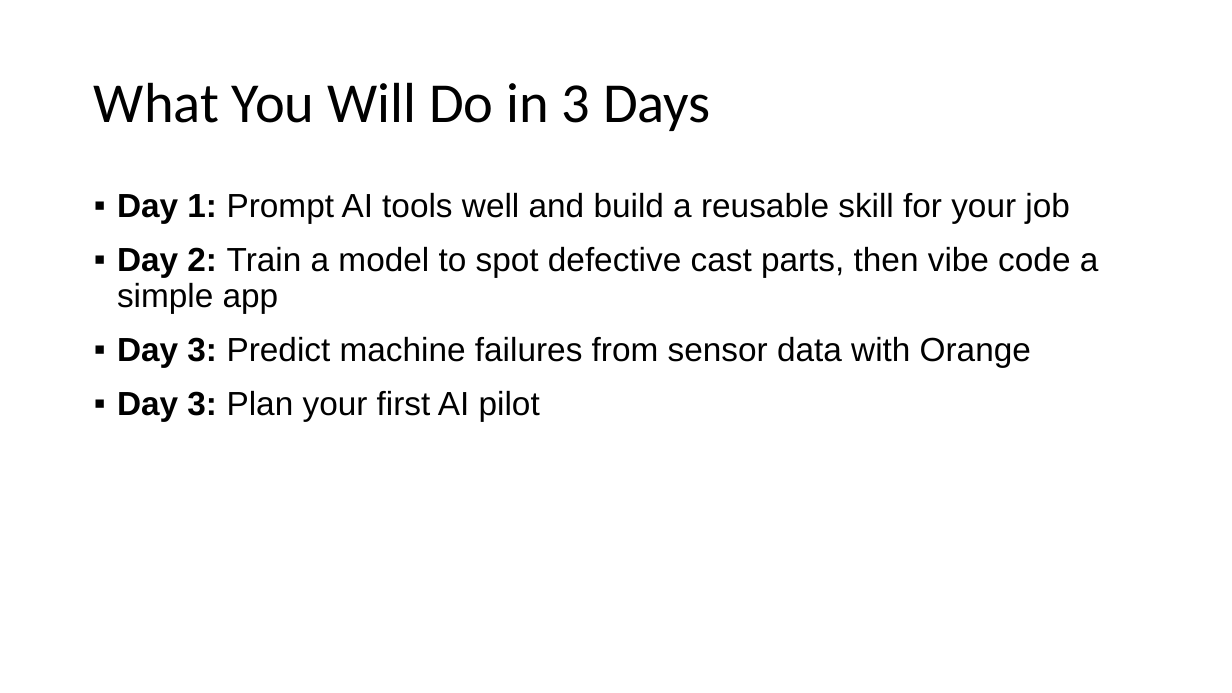
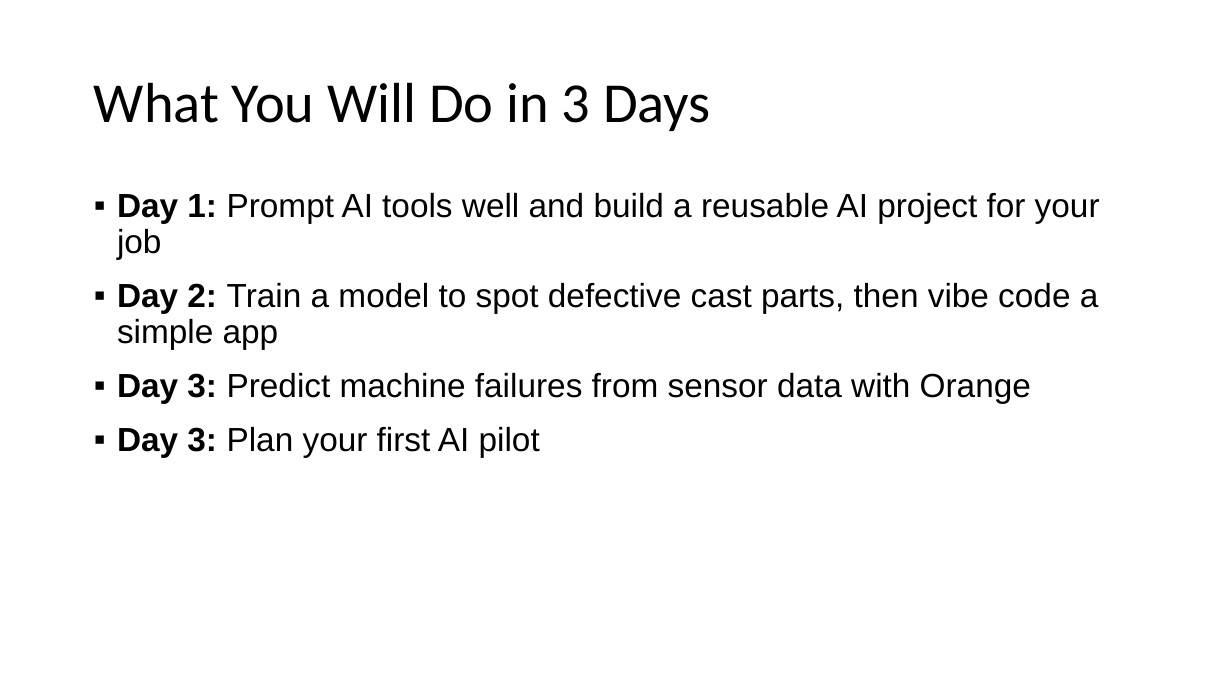
Before and after one commit to grcc-resendiz/ai-manufacturing-muskegon, a slide deck: slide 7 of instructor/Day1-Prompting-and-Skills.pptx. Drawn at 1232x693 pixels with LibreOffice and Linux fonts; fonts in the diff are those of the drawing. Boxes give left, top, right and bottom in pixels: in the first picture for what was removed or moved away, otherwise in the second. Text is boxed around its words. In the diff, an @@ line names an element or a change of style, - is before the commit and + after.

```diff
--- a/instructor/Day1-Prompting-and-Skills.pptx
+++ b/instructor/Day1-Prompting-and-Skills.pptx
@@ text at <box>117,192,1100,260</box>: text changed @@
-▪ Day 1: Prompt AI tools well and build a reusable skill for your job
+▪ Day 1: Prompt AI tools well and build a reusable AI project for your job
```
Also in this commit, not shown: 7 other slides changed, 1 slide added, 6 other files.
